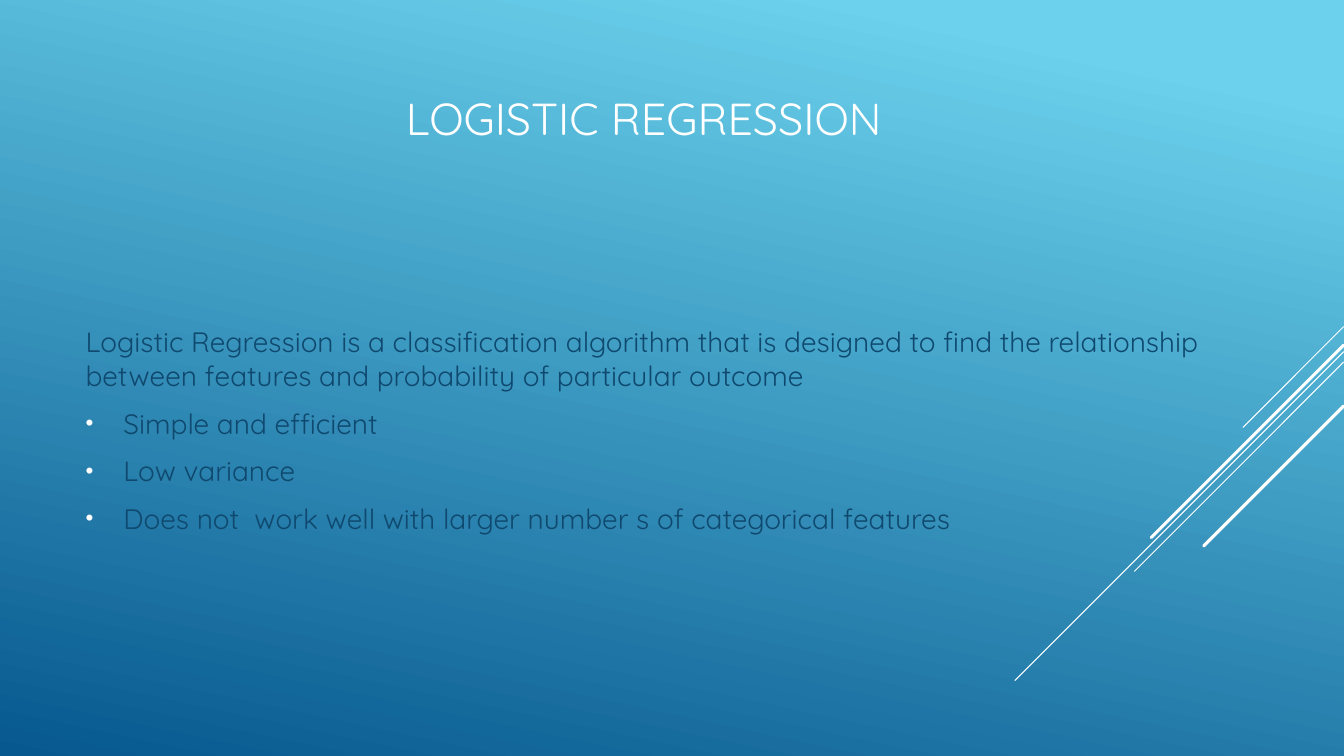
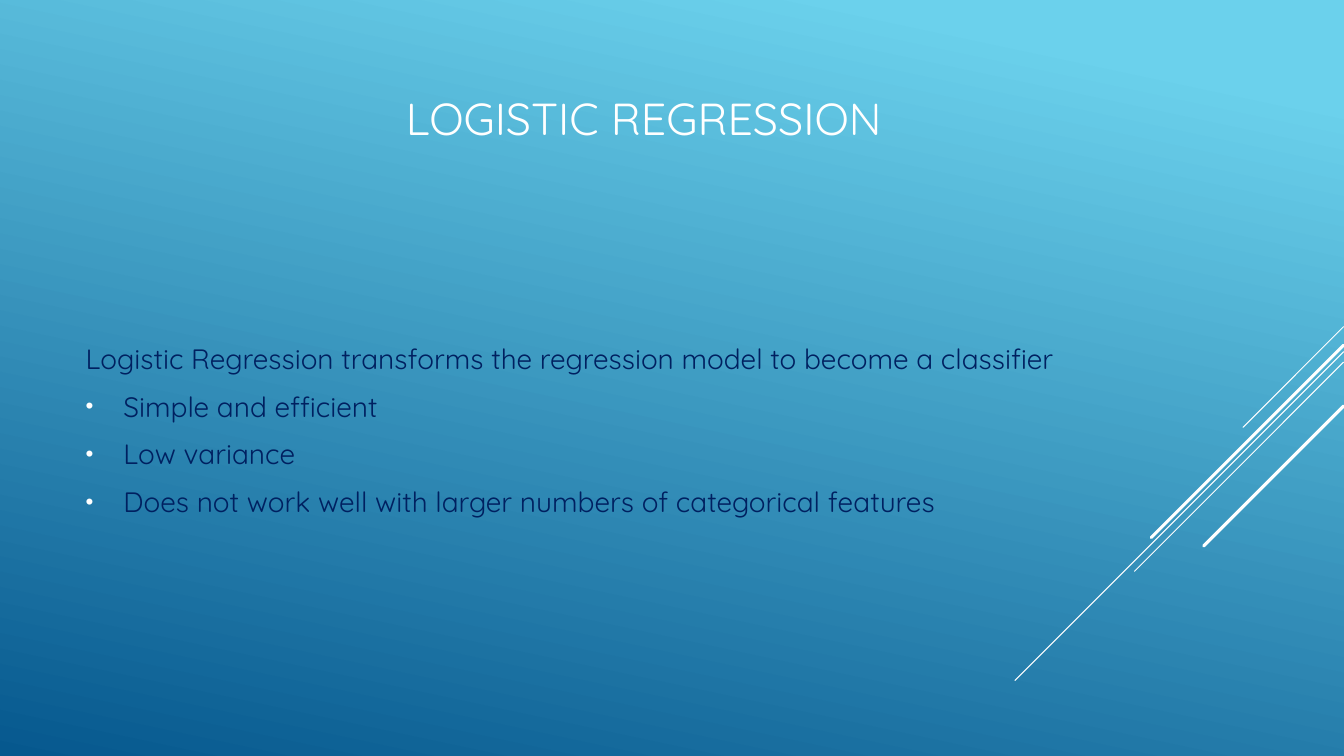
Before and after one commit to efuller11/Thinkful, a slide deck: slide 15 of New York Education System capstone.pptx (slide 14 before the commit). Drawn at 1344x756 pixels with LibreOffice and Linux fonts; fonts in the diff are those of the drawing. Boxes give left, top, right and bottom in pixels: in the first picture for what was removed or moved away, otherwise in the second. Text is boxed around its words. In the diff, an @@ line names an element or a change of style, - is before the commit and + after.

```diff
--- a/New York Education System capstone.pptx
+++ b/New York Education System capstone.pptx
@@ text at box(86, 348, 1053, 375): text changed; text colour #0F496F to #002060 @@
-Logistic Regression is a classification algorithm that is designed to find the relationship between features and probability of particular outcome
+Logistic Regression transforms the regression model to become a classifier
@@ text at box(123, 396, 378, 464): text colour #0F496F to #002060 in "Simple and efficient", "Low variance" @@
@@ text at box(123, 491, 935, 518): text changed; text colour #0F496F to #002060 @@
-• Does not work well with larger number s of categorical features
+• Does not work well with larger numbers of categorical features
```
Also in this commit, not shown: 21 other slides changed, 1 slide added, 1 other file.
